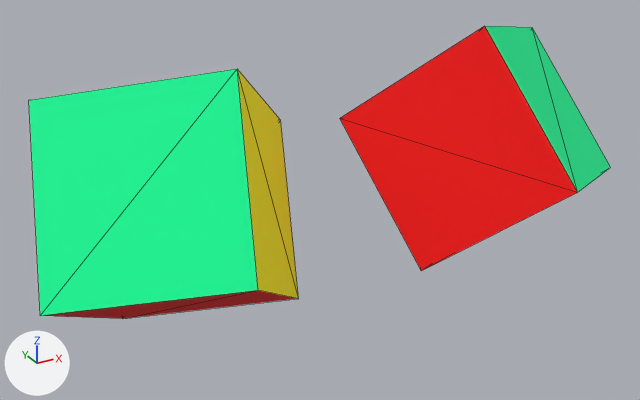
The FBX model build/0.FBX, before and after one commit.
Both versions are drawn from a 50 mm lens placed at (-1.32, -4.44, 1.83), pointed at (0.84, -0.5, -0.14). The axes (+X, +Y, +Z) are drawn at lower left. The lights are the same throughout. Mesh edges are drawn as thin lines. Where no turn or scale is listed for an object, it has been applied to the vertices.
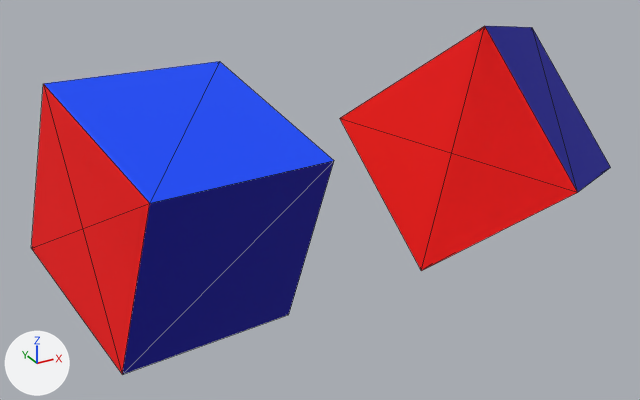
The newer file is also turned or shifted as a whole; pictures and numbers use the older file's frame.

The change, as a list of edits to the scene's bpy script:
```text
Add mat_6:
    mat_6 = principled_material('6')
    mat_6.base_color = (0.0, 0.0, 0.329)  # blue #00009b
    mat_6.roughness = 0.859
Change me_mesh_001:
    used by ob_box002; location = (1.929, -0.5, 0.0)
    remove me_mesh_001.from_pydata(...)  # 8 vertices, 12 faces; spans x -0.78..0.78, y -0.87..0.87, z -0.79..0.79
    add me_mesh_001.from_pydata(...)  # 13 vertices, 17 faces; spans x -0.78..0.78, y -0.87..0.87, z -0.79..0.79
    me_mesh_001 part 1
    5 faces are deleted
    5 vertices are added at (-0.58, -0.27, -0.59), (0.24, 0.27, -0.79), (0.04, 0.87, -0.01), (-0.04, -0.87, 0.01), (-0.24, -0.27, 0.79)
    5 new faces join them, mat_1 (red #ff0000)
    1 new face joins them, mat_4 (blue #0049ff)
    4 new faces join them, mat_6 (blue #00009b)
    me_mesh_001 part 2: 2 faces spanning x -0.24..0.78, y -0.87..0.27, z -0.19..0.79 switch from mat_3 (green #00ff9b) to mat_6 (blue #00009b)
Add me_mesh_001_1:
    me_mesh_001_1.from_pydata([(-0.636, 0.504, -0.302), (0.341, 0.707, -0.366), (0.46, 0.437, 0.589), (-0.46, -0.437, -0.589), (0.517, -0.235, -0.654), (-0.341, -0.707, 0.366), (0.636, -0.504, 0.302), (-0.636, 0.504, -0.302), (0.341, 0.707, -0.366), (-0.517, 0.235, 0.654), (0.46, 0.437, 0.589), (-0.46, -0.437, -0.589), (-0.341, -0.707, 0.366)], [], [(3, 4, 6), (6, 5, 3), (0, 1, 4), (4, 3, 0), (1, 2, 6), (6, 4, 1), (5, 6, 2), (7, 9, 10), (10, 9, 12), (9, 7, 11), (11, 12, 9), (5, 2, 1), (5, 1, 0), (5, 0, 3), (10, 12, 11), (10, 11, 7), (10, 7, 8)])
    for i in [4, 5]: me_mesh_001_1.polygons[i].material_index = 1
    for i in [6, 8]: me_mesh_001_1.polygons[i].material_index = 2
    for i in [2, 3]: me_mesh_001_1.polygons[i].material_index = 3
    for i in [0, 1, 11, 12, 14, 15]: me_mesh_001_1.polygons[i].material_index = 4
    me_mesh_001_1.materials.append(mat_1)  # red #ff0000
    me_mesh_001_1.materials.append(mat_2)  # yellow #fffe00
    me_mesh_001_1.materials.append(mat_4)  # blue #0049ff
    me_mesh_001_1.materials.append(mat_5)  # yellow #c39600
    me_mesh_001_1.materials.append(mat_6)  # blue #00009b
Remove ob_box001:
    ob_box001 = bpy.data.objects.new('Box001', me_mesh)
    ob_box001.location = (0.0, -0.5, 0.0)
Add ob_box003:
    ob_box003 = bpy.data.objects.new('Box003', me_mesh_001_1)
    ob_box003.location = (0.002, -0.5, 0.0)
```

What differs and where, as boxes [x1, y1, x2, y2] in the pictures (640 x 400 px):
'Box003', added: after [31, 61, 334, 374]
    faces in mat_6 (blue #00009b): [122, 161, 334, 374]
    faces in mat_4 (blue #0049ff): [44, 61, 334, 203]
    faces in mat_1 (red #ff0000): [31, 84, 150, 374]
'Box001', deleted (green): before [29, 69, 299, 319]
    faces in mat_3 (green #00ff9b): [29, 69, 258, 316]
    faces in mat_2 (yellow #fffe00): [237, 69, 299, 299]
    faces in mat_1 (red #ff0000): [41, 291, 298, 319]
part 1 of me_mesh_001, built on: [418, 26, 578, 271] in both
part 2 of me_mesh_001, recoloured (green to blue): [485, 26, 611, 192] in both
